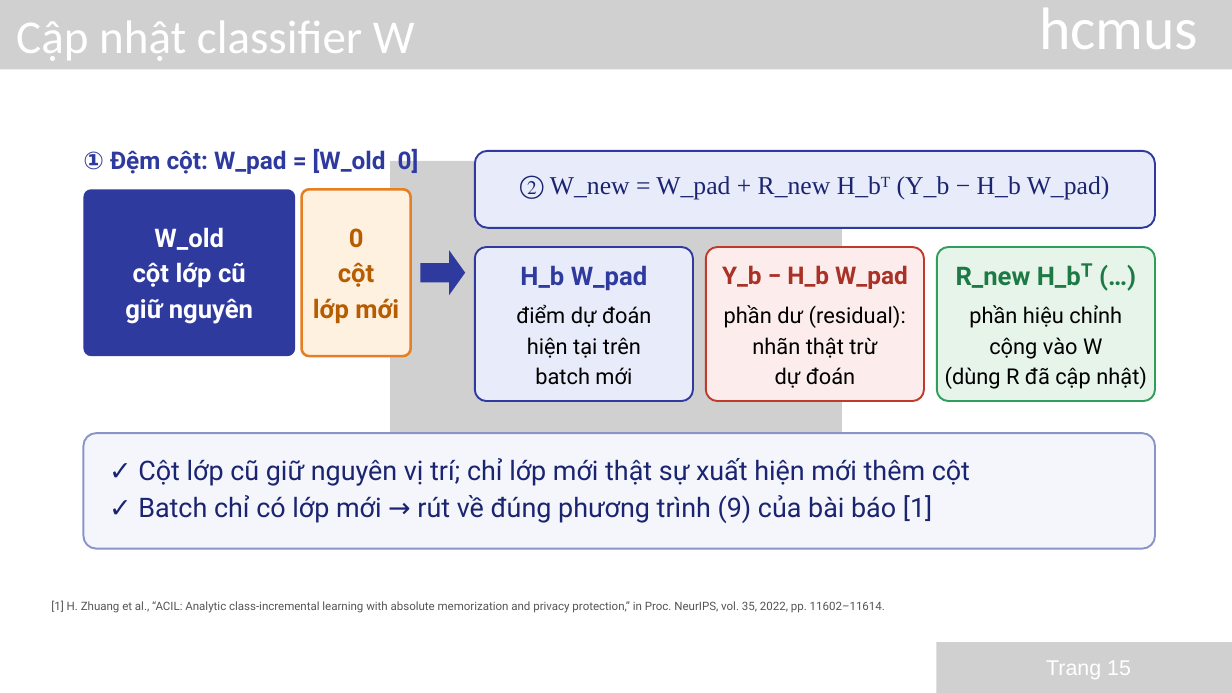
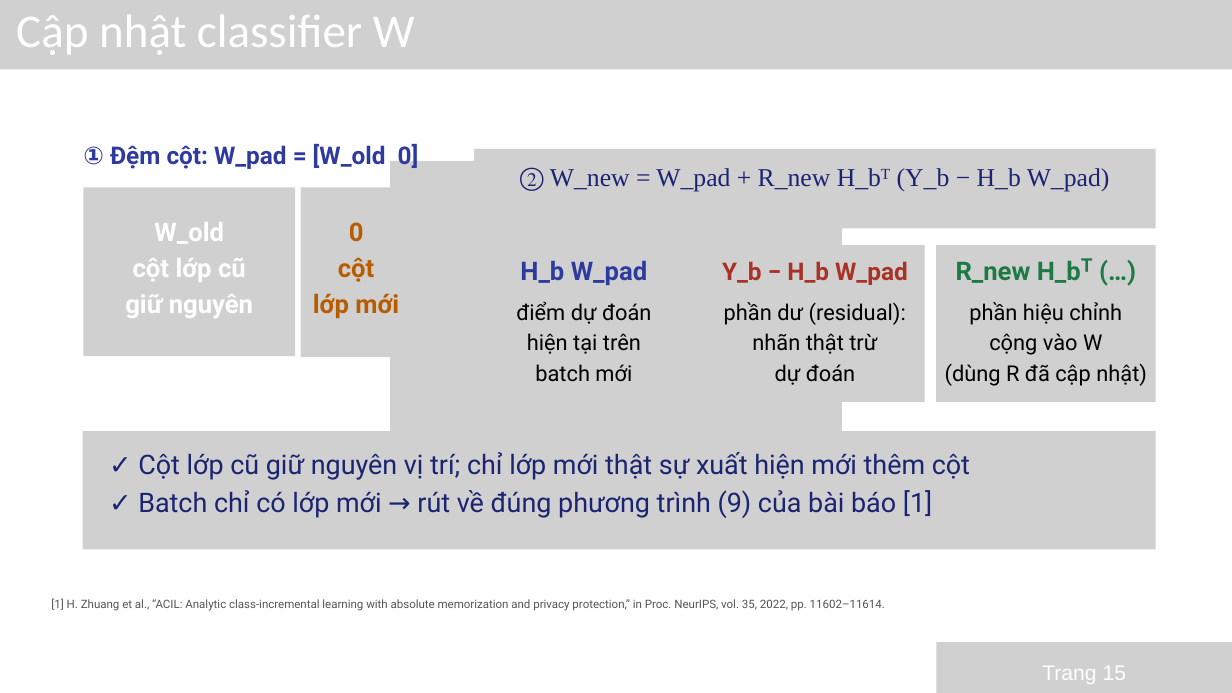
Before and after one commit to 24122050S/20-ML-Paper, a slide deck: slide 15 of slides/ACIL_Nhom3_GiuaKy.pptx. Drawn at 1232x693 pixels with LibreOffice and Linux fonts; fonts in the diff are those of the drawing; grey boxes stand for pictures. Boxes give left, top, right and bottom in pixels: in the first picture for what was removed or moved away, otherwise in the second. Text is boxed around its words. In the diff, an @@ line names an element or a change of style, - is before the commit and + after.

```diff
--- a/slides/ACIL_Nhom3_GiuaKy.pptx
+++ b/slides/ACIL_Nhom3_GiuaKy.pptx
@@ text "Cập nhật classifier W" moved from (x1=16, y1=21, x2=415, y2=61) to (x1=16, y1=15, x2=415, y2=55) @@
@@ text removed at (x1=1039, y1=8, x2=1198, y2=49) @@
-hcmus
@@ text "① Đệm cột: W_pad = ..." moved from (x1=83, y1=147, x2=419, y2=174) to (x1=83, y1=142, x2=419, y2=169) @@
@@ picture added at (x1=474, y1=149, x2=1156, y2=229) @@
@@ freeform shape removed at (x1=475, y1=151, x2=1155, y2=228) @@
@@ text "② W_new = W_pad + ..." moved from (x1=520, y1=175, x2=1110, y2=200) to (x1=520, y1=167, x2=1110, y2=191) @@
@@ freeform shape removed at (x1=83, y1=189, x2=295, y2=356) @@
@@ picture added at (x1=83, y1=187, x2=295, y2=356) @@
@@ picture added at (x1=301, y1=187, x2=411, y2=357) @@
@@ freeform shape removed at (x1=302, y1=189, x2=411, y2=356) @@
@@ text "W_old" moved from (x1=125, y1=227, x2=253, y2=324) to (x1=125, y1=222, x2=253, y2=318) @@
@@ text "0" moved from (x1=313, y1=228, x2=399, y2=324) to (x1=313, y1=222, x2=399, y2=319) @@
@@ freeform shape removed at (x1=420, y1=250, x2=465, y2=295) @@
@@ picture added at (x1=420, y1=248, x2=465, y2=295) @@
@@ picture added at (x1=474, y1=245, x2=694, y2=402) @@
@@ freeform shape removed at (x1=475, y1=247, x2=693, y2=401) @@
@@ text "H_b W_pad" moved from (x1=520, y1=265, x2=648, y2=291) to (x1=520, y1=260, x2=648, y2=285) @@
@@ picture added at (x1=705, y1=245, x2=925, y2=402) @@
@@ freeform shape removed at (x1=706, y1=247, x2=924, y2=401) @@
@@ text "Y_b − H_b W_pad" moved from (x1=722, y1=265, x2=908, y2=289) to (x1=722, y1=261, x2=908, y2=285) @@
@@ picture added at (x1=936, y1=245, x2=1156, y2=402) @@
@@ freeform shape removed at (x1=937, y1=247, x2=1155, y2=401) @@
@@ text "R_new H_bᵀ (…)" moved from (x1=956, y1=263, x2=1093, y2=288) to (x1=956, y1=258, x2=1093, y2=283) @@
@@ freeform shape removed at (x1=83, y1=433, x2=1155, y2=549) @@
@@ picture added at (x1=83, y1=431, x2=1156, y2=549) @@
@@ text "✓ Cột lớp cũ giữ ..." moved from (x1=138, y1=458, x2=970, y2=523) to (x1=138, y1=452, x2=970, y2=518) @@
@@ text "Trang 15" at (x1=1042, y1=666, x2=1126, y2=684): size 25 to 24.8 pt; line spacing 35pt to 34.6pt @@
```
Also in this commit, not shown: 35 other slides changed.
